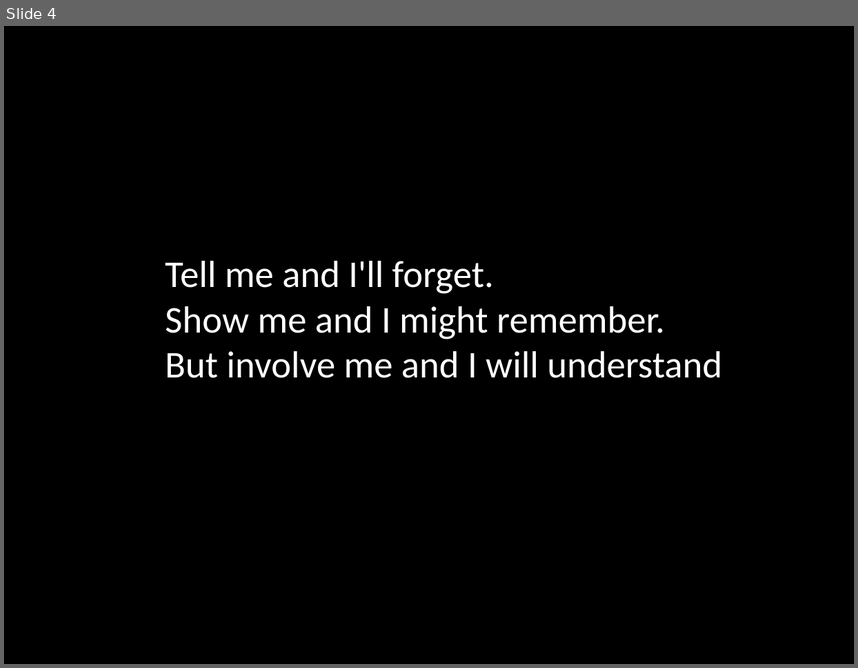
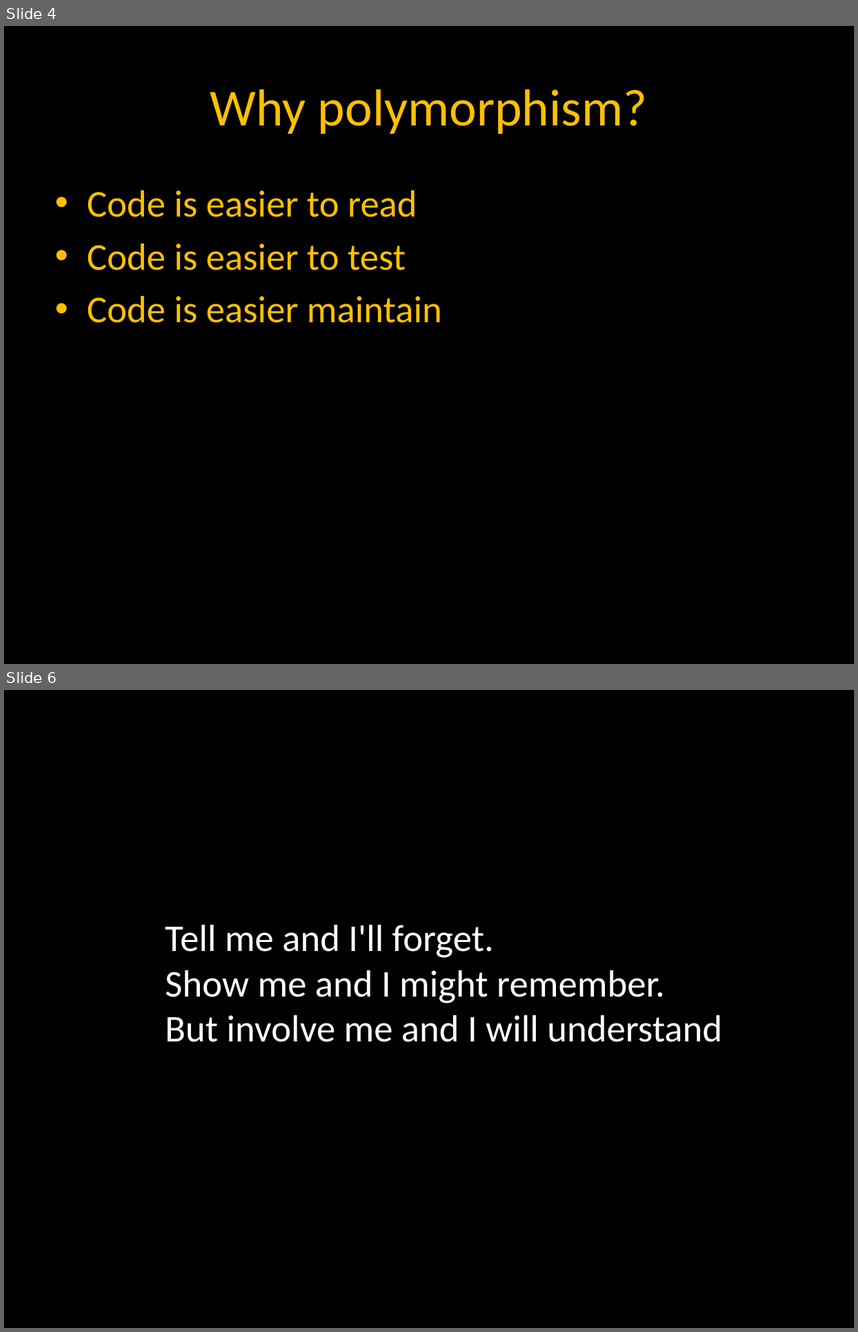
Before and after one commit to lynnUg/Duckmaze, a slide deck: CodePresentation.pptx. Shown one above the other, each under a label of ours: slide 4 before the commit, slides 4 and 6 after it; the slides between them are not shown. The pictures are 858x668 and 858x1332 pixels, drawn with LibreOffice and Linux fonts; fonts in the diff are those of the drawing. Boxes give left, top, right and bottom in pixels: in the first picture for what was removed or moved away, otherwise in the second. Text is boxed around its words. In the diff, an @@ line names an element or a change of style, - is before the commit and + after.

```diff
--- a/CodePresentation.pptx
+++ b/CodePresentation.pptx
@@ slide 4 added at [4,26,854,664], background #000000 @@
@@ title added at [210,89,647,134], 44 pt, text #FFC000 @@
+Why polymorphism?
@@ text added at [87,190,442,323], 32 pt, text #FFC000 @@
+• Code is easier to read
+• Code is easier to test
+• Code is easier maintain
@@ what was slide 4 is now slide 6 @@
```
Also in this commit, not shown: 1 slide changed, 1 other slide added.
